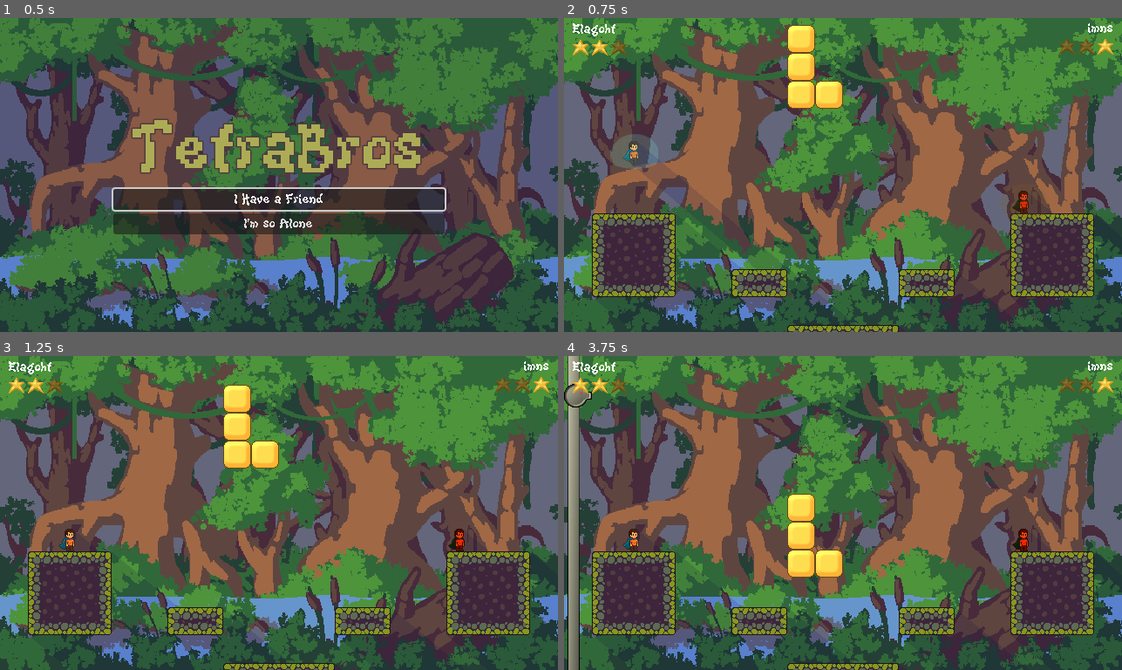
Above: before the commit, frames 1-4 (two rows, left to right).
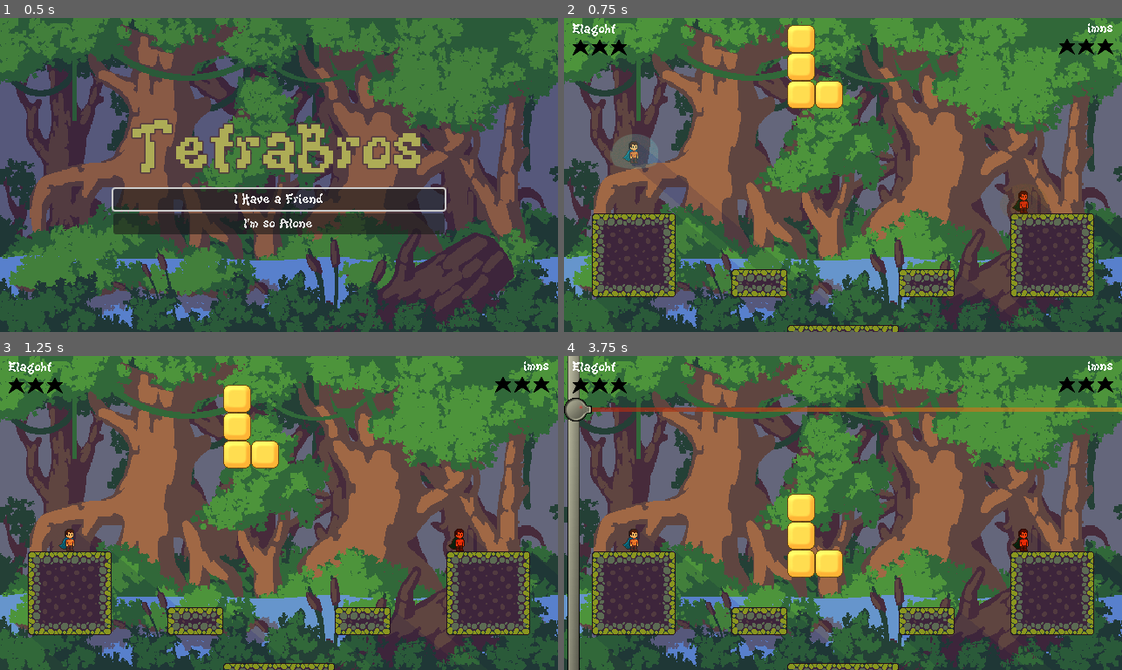
Above: after the commit, the same moments.

Repository: Elagoht/TetraBros
Game: Godot game, scene res://levels/main_menu/MainMenu.tscn
Two runs of this game, one before a commit and one after it. Both use one fixed random seed, a clock stepped at 60 frames per second and the inputs below.
Inputs:
- Up to frame 1 (0.5 s): no input
- Up to frame 2 (0.75 s): click "I Have a Friend" at 0.5 s
- Up to frame 3 (1.25 s): no input
- Up to frame 4 (3.75 s): no input

Frame 1 is identical in both runs. In frame 2, 0.4% of the frame differs, in the area x 1-99%, y 6-12%; in frame 3, 0.4%; in frame 4, 2.1%, in the area x 0-100%, y 6-21%.

Commit message:
feat: update laser turret functionality with audio and visual enhancements

Diff:
--- a/entities/falling_block/falling_block.tscn
+++ b/entities/falling_block/falling_block.tscn
@@ -4,7 +4,7 @@
 [ext_resource type="Script" uid="uid://bt0hyqc165xjp" path="res://entities/falling_block/scripts/falling_block.gd" id="1_kq42p"]
 
 [sub_resource type="RectangleShape2D" id="RectangleShape2D_kq42p"]
-size = Vector2(30, 30)
+size = Vector2(32, 31)
 
 [sub_resource type="RectangleShape2D" id="RectangleShape2D_c7iss"]
 size = Vector2(22, 1)
@@ -18,7 +18,7 @@
 texture = ExtResource("1_bf2ob")
 
 [node name="CollisionShape2D" type="CollisionShape2D" parent="."]
-position = Vector2(16, 16)
+position = Vector2(16, 15.5)
 shape = SubResource("RectangleShape2D_kq42p")
 
 [node name="Area2D" type="Area2D" parent="."]
--- a/entities/laser/machine/laser_turret.tscn
+++ b/entities/laser/machine/laser_turret.tscn
@@ -7,9 +7,14 @@
 [ext_resource type="Script" uid="uid://ouy84ooehlo7" path="res://entities/laser/machine/scripts/states/initialize.gd" id="4_2hc4y"]
 [ext_resource type="Script" uid="uid://c2swncx8obg2v" path="res://entities/laser/machine/scripts/states/callibrate.gd" id="5_fpthx"]
 [ext_resource type="Script" uid="uid://b7qwkah83uvso" path="res://entities/laser/machine/scripts/states/idle.gd" id="7_tal0h"]
+[ext_resource type="AudioStream" uid="uid://bw03rl36r0h7k" path="res://entities/laser/machine/sounds/laser.ogg" id="8_aha8c"]
 
 [sub_resource type="RectangleShape2D" id="RectangleShape2D_wcgv8"]
 size = Vector2(14, 360)
+
+[sub_resource type="Gradient" id="Gradient_aha8c"]
+offsets = PackedFloat32Array(0, 0.98)
+colors = PackedColorArray(0.544793, 0.128816, 0.0896664, 1, 0.658737, 0.530958, 0.143877, 1)
 
 [node name="LaserTurret" type="Area2D"]
 script = ExtResource("1_wcgv8")
@@ -26,6 +31,14 @@
 position = Vector2(-16, 16)
 texture = ExtResource("2_8i5oh")
 
+[node name="Line2D" type="Line2D" parent="TurretHead"]
+position = Vector2(0, 16.5)
+points = PackedVector2Array(16, -16, 656, -16)
+width = 5.0
+default_color = Color(0.902963, 0.653863, 0.309802, 1)
+gradient = SubResource("Gradient_aha8c")
+texture_mode = 1
+
 [node name="StateMachine" type="Node" parent="."]
 script = ExtResource("3_2utl2")
 metadata/_custom_type_script = "uid://cr1aln01r6hge"
@@ -38,6 +51,9 @@
 script = ExtResource("5_fpthx")
 metadata/_custom_type_script = "uid://b0arsyelrqu61"
 
+[node name="CalibrateAudio" type="AudioStreamPlayer2D" parent="StateMachine/Callibrate"]
+stream = ExtResource("8_aha8c")
+
 [node name="Idle" type="Node" parent="StateMachine"]
 script = ExtResource("7_tal0h")
 metadata/_custom_type_script = "uid://b0arsyelrqu61"
--- a/entities/laser/machine/scripts/states/callibrate.gd
+++ b/entities/laser/machine/scripts/states/callibrate.gd
@@ -1,17 +1,21 @@
 extends State
 
 @onready var turret_head: Sprite2D = $"../../TurretHead"
+@onready var audio: AudioStreamPlayer2D = $CalibrateAudio
+@onready var line_2d: Line2D = $"../../TurretHead/Line2D"
 
 var wanted_row: int
 var target_y: float
 
 func enter() -> void:
+	audio.play()
 	wanted_row = owner.wanted_row
 	target_y = wanted_row * 32
+	line_2d.modulate.a = 0.75
 
 func _process(delta: float) -> void:
 	var current_y = turret_head.position.y
-	turret_head.position.y = move_toward(current_y, target_y, 300.0 * delta)
+	turret_head.position.y = move_toward(current_y, target_y + 16, 300.0 * delta)
 
 	if abs(current_y - target_y) < 1.0:
 		owner.state_machine.transition_to("Idle")
--- a/entities/laser/machine/scripts/states/idle.gd
+++ b/entities/laser/machine/scripts/states/idle.gd
@@ -1 +1,6 @@
 extends State
+
+@onready var line_2d: Line2D = $"../../TurretHead/Line2D"
+
+func enter() -> void:
+	line_2d.modulate.a = 0.5
--- a/entities/laser/machine/scripts/states/initialize.gd
+++ b/entities/laser/machine/scripts/states/initialize.gd
@@ -1,4 +1,6 @@
 extends State
+
+@onready var line_2d: Line2D = $"../../TurretHead/Line2D"
 
 func enter() -> void:
 	owner.global_position = Vector2(-16, 0)
@@ -7,5 +9,7 @@
 	tween.tween_property(owner, "global_position", Vector2(32, 0), 3.0)
 	tween.connect("finished", Callable(self, "_on_tween_finished"))
 
+	line_2d.modulate.a = 0
+
 func _on_tween_finished() -> void:
 	state_machine.transition_to("callibrate")
--- a/entities/player/Player.tscn
+++ b/entities/player/Player.tscn
@@ -293,6 +293,7 @@
 [node name="SpellPrepareSound" type="AudioStreamPlayer2D" parent="SpellCaster"]
 
 [node name="Sphere" type="Sprite2D" parent="."]
+visibility_layer = 2
 position = Vector2(0, -14)
 texture = ExtResource("36_ck0hy")
 script = ExtResource("37_fs2qx")
--- a/entities/player/scripts/states/die.gd
+++ b/entities/player/scripts/states/die.gd
@@ -14,7 +14,6 @@
 	$DieTimer.start()
 
 func _on_die_timer_timeout() -> void:
-
 	var player = PLAYER.instantiate()
 	player.player_id = owner.player_id
 	player.global_position = Vector2(320, -20)
--- a/hud/scoreboard/ScoreBoard.tscn
+++ b/hud/scoreboard/ScoreBoard.tscn
@@ -3,10 +3,13 @@
 [ext_resource type="Script" uid="uid://c6j8mudbhvydb" path="res://hud/scoreboard/score_board.gd" id="1_eipgc"]
 [ext_resource type="PackedScene" uid="uid://kki1dbdcnjfp" path="res://hud/scoreboard/player_hud.tscn" id="1_hojm0"]
 
-[node name="ScoreBoard" type="Control"]
+[node name="ScoreBoard" type="Control" node_paths=PackedStringArray("player_hud", "player_2hud")]
+top_level = true
 layout_mode = 3
 anchors_preset = 0
 script = ExtResource("1_eipgc")
+player_hud = NodePath("PlayerHUD")
+player_2hud = NodePath("Player2HUD")
 
 [node name="PlayerHUD" parent="." instance=ExtResource("1_hojm0")]
 layout_mode = 2
--- a/hud/scoreboard/player_hud.gd
+++ b/hud/scoreboard/player_hud.gd
@@ -16,7 +16,7 @@
 	for i in range(3):
 		var star = TextureRect.new()
 		star.texture = star_resource
-		star.modulate = Color(1, 1, 1) if i < new_score else Color(0.5, 0.5, 0.5)
+		star.modulate = Color(1, 1, 1) if i < new_score else Color(0, 0, 0)
 		stars.append(star)
 
 	if revert:
--- a/hud/scoreboard/score_board.gd
+++ b/hud/scoreboard/score_board.gd
@@ -1,15 +1,19 @@
 extends Control
 
-@onready var huds := [
-	$PlayerHUD,
-	$Player2HUD
-]
+@export var player_hud: VBoxContainer
+@export var player_2hud: VBoxContainer
 
-@onready var score = Vector2i(2, 1)
+@onready var score = Vector2i(0, 0)
 
 func _ready() -> void:
 	update_scoreboard()
 
+func score_to_player(id: int) -> void:
+	score[id] += 1
+	update_scoreboard()
+
 func update_scoreboard() -> void:
-	for player in range(2):
-		huds[player].update_score(score.x if player == 0 else score.y)
+	if player_hud:
+		player_hud.update_score(score.x)
+	if player_2hud:
+		player_2hud.update_score(score.y)
--- a/levels/ArenaOne.tscn
+++ b/levels/ArenaOne.tscn
@@ -21,9 +21,6 @@
 color = Color(0.968627, 0.960784, 0, 0.168627)
 shadow_enabled = true
 
-[node name="LaserTurret" parent="." instance=ExtResource("5_auxpv")]
-position = Vector2(36, 0)
-
 [node name="TileMapLayer" parent="." groups=["tile"] instance=ExtResource("1_ftj8y")]
 position = Vector2(224, 224)
 tile_map_data = PackedByteArray("AAD6/wEAAAAAAAEAAAD6/wIAAAAAAAIAAAD7/wIAAAABAAIAAAD8/wIAAAACAAIAAAD8/wEAAAADAAEAAAD8/w …(336 unchanged characters)…
@@ -38,4 +35,8 @@
 [node name="Player" parent="." instance=ExtResource("1_rj4p4")]
 position = Vector2(81, 152)
 
+[node name="LaserTurret" parent="." instance=ExtResource("5_auxpv")]
+top_level = true
+position = Vector2(36, 0)
+
 [node name="ScoreBoard" parent="." instance=ExtResource("6_o1ysh")]
--- a/project.godot
+++ b/project.godot
@@ -14,6 +14,10 @@
 run/main_scene="uid://cbrw6lijdpoon"
 config/features=PackedStringArray("4.4", "GL Compatibility")
 config/icon="res://icon.svg"
+
+[autoload]
+
+ScoreBoard="*res://hud/scoreboard/score_board.gd"
 
 [display]
 
Not shown: 1 places in entities/laser/machine/laser_turret.tscn that only renumber resources
Not shown, added: entities/laser/machine/sounds/explode.ogg.import
Not shown, added: entities/laser/machine/sounds/laser.ogg.import
Not shown, changed: export_presets.cfg
Not shown, added: entities/laser/machine/sounds/explode.ogg
Not shown, added: entities/laser/machine/sounds/laser.ogg
